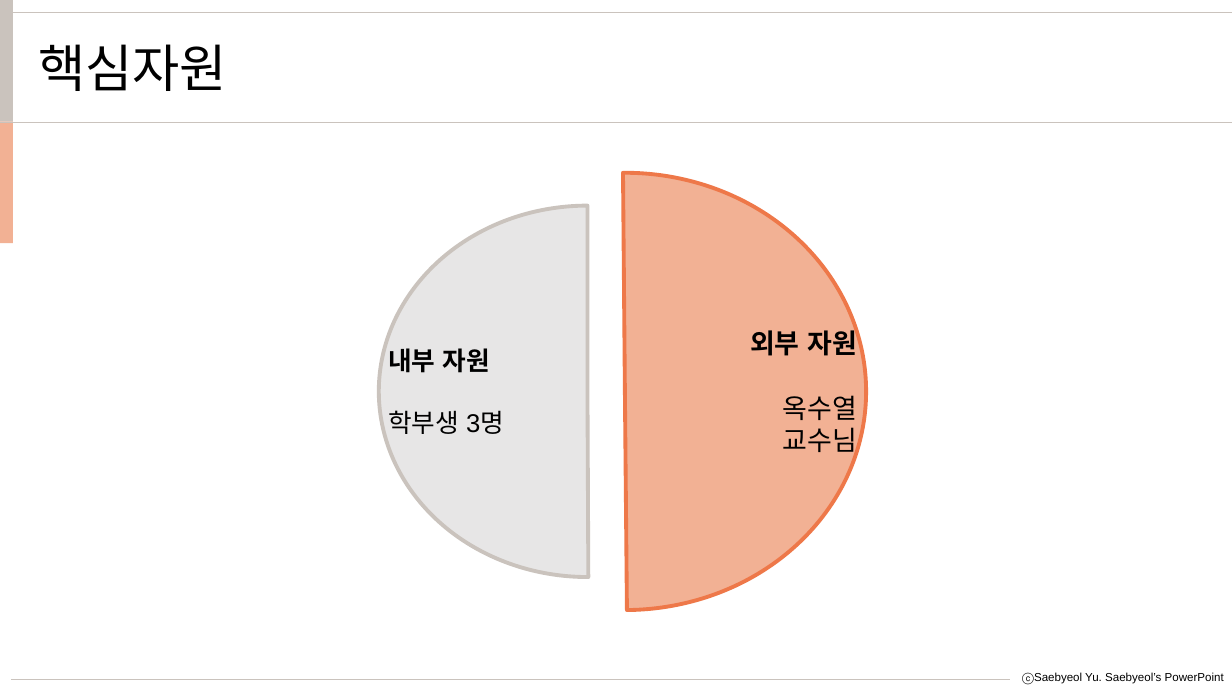
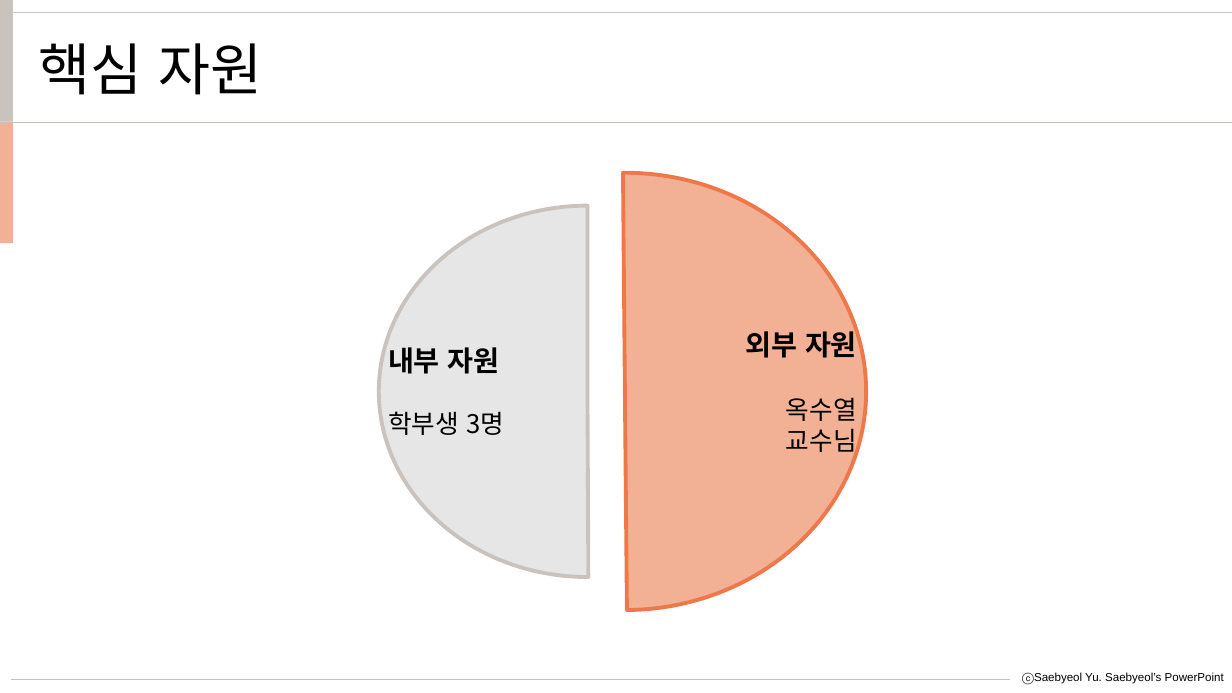
Before and after one commit to sowon-choi/alarm-with-gps, a slide deck: slide 7 of 2021-1 소프 일석삼조.pptx. Drawn at 1232x693 pixels with LibreOffice and Linux fonts; fonts in the diff are those of the drawing. Boxes give left, top, right and bottom in pixels: in the first picture for what was removed or moved away, otherwise in the second. Text is boxed around its words. In the diff, an @@ line names an element or a change of style, - is before the commit and + after.

```diff
--- a/2021-1 소프 일석삼조.pptx
+++ b/2021-1 소프 일석삼조.pptx
@@ text at <box>38,43,262,95</box>: text changed; size 40 to 44 pt; font Arial to Noto Sans CJK KR @@
-핵심자원
+핵심 자원
@@ pie slice (boxed as its full ellipse) "외부 자원" at <box>384,173,866,610</box>: size 21 to 22 pt in "외부 자원"; font Arial to Noto Sans CJK KR; size 21 to 20 pt in "옥수열", "교수님" @@
@@ pie slice (boxed as its full ellipse) "내부 자원" at <box>379,206,797,578</box>: size 20 to 22 pt in "내부 자원"; font Arial to Noto Sans CJK KR @@
```
Also in this commit, not shown: 8 other slides changed, 1 slide added.
